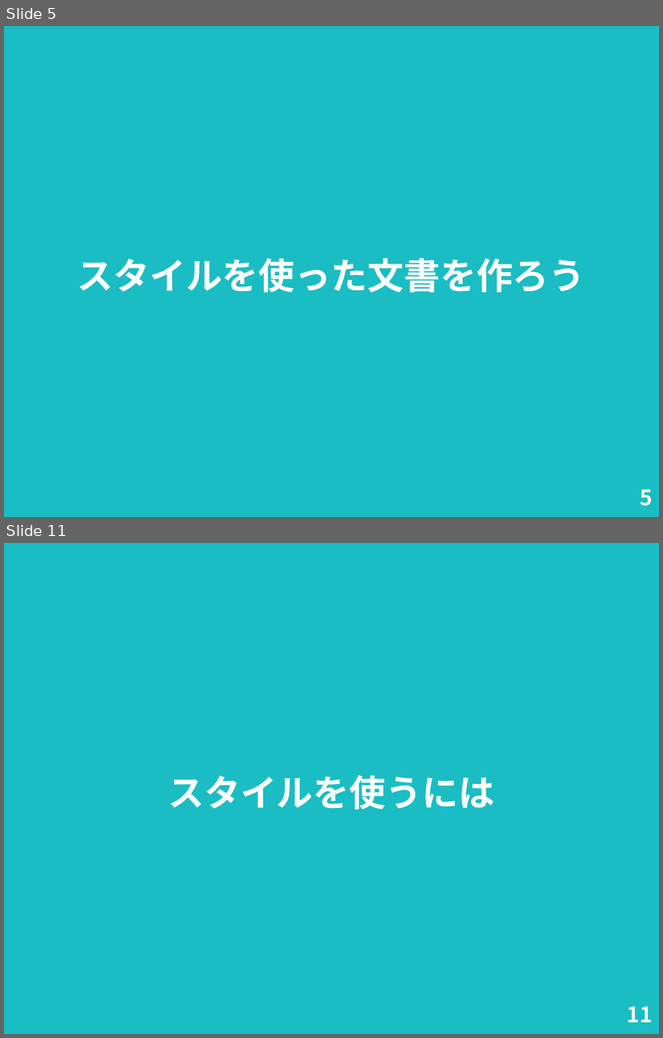
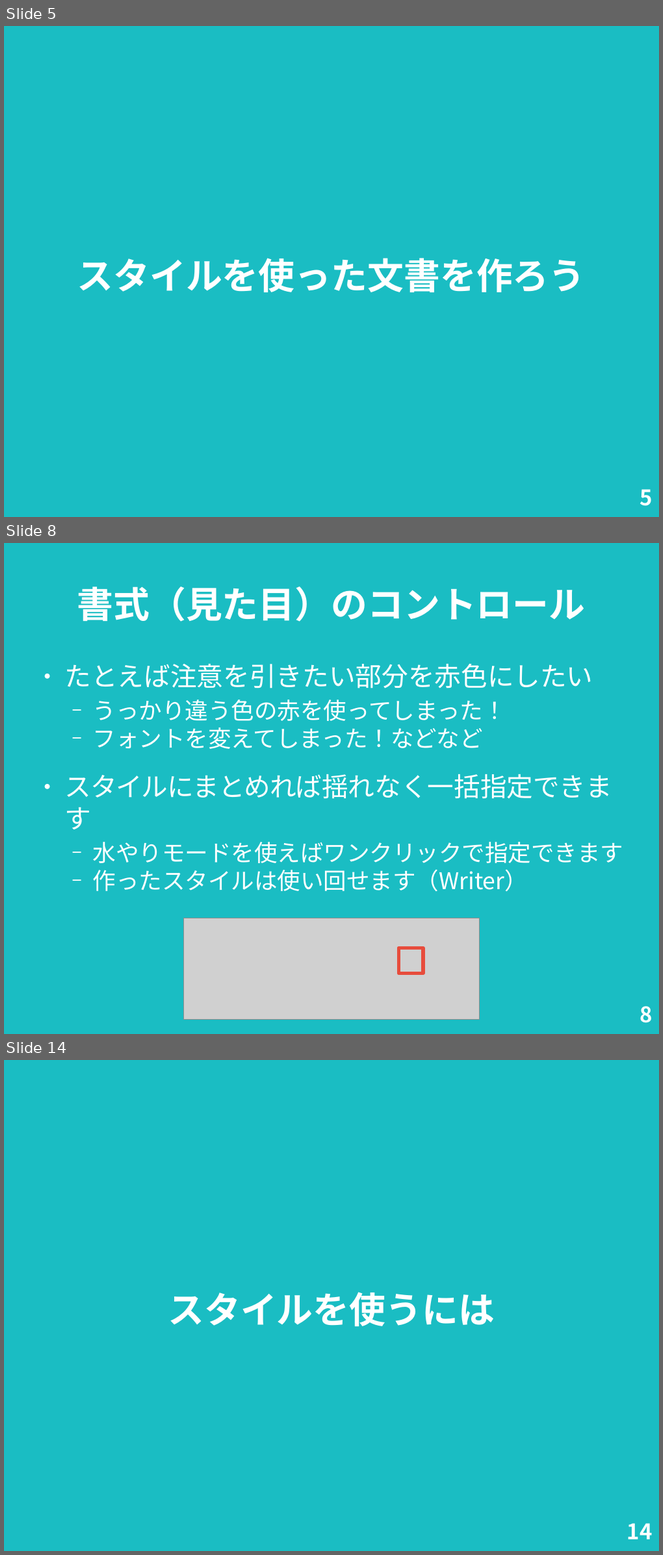
Before and after one commit to nogajun/libreofficekaigi2018-handson, a slide deck: docs/20180512-writer_handson_slide.odp. Shown one above the other, each under a label of ours: slides 5 and 11 before the commit, slides 5, 8 and 14 after it; the slides between them are not shown. The pictures are 663x1038 and 663x1555 pixels, drawn with LibreOffice and Linux fonts; fonts in the diff are those of the drawing; grey boxes stand for pictures. Boxes give left, top, right and bottom in pixels: in the first picture for what was removed or moved away, otherwise in the second. Text is boxed around its words. In the diff, an @@ line names an element or a change of style, - is before the commit and + after.

```diff
--- a/docs/20180512-writer_handson_slide.odp
+++ b/docs/20180512-writer_handson_slide.odp
@@ slide 8 added at bbox=[4, 543, 659, 1034], background #1ABDC3 @@
@@ title added at bbox=[77, 587, 585, 622], 44 pt, text #FFFFFF, bold @@
+書式（見た目）のコントロール
@@ text added at bbox=[65, 664, 624, 892], 28 pt, text #FFFFFF @@
+● たとえば注意を引きたい部分を赤色にしたい
+  − うっかり違う色の赤を使ってしまった！
+  − フォントを変えてしまった！などなど
+● スタイルにまとめれば揺れなく一括指定できます
+  − 水やりモードを使えばワンクリックで指定できます
+  − 作ったスタイルは使い回せます（Writer）
@@ picture added at bbox=[184, 918, 480, 1020] @@
@@ rectangle added at bbox=[399, 949, 423, 974], outline #E74C3C 4.51 pt @@
@@ page number added at bbox=[640, 1006, 652, 1023], 26 pt, text #FFFFFF, bold @@
+8
@@ what was slide 11 is now slide 14 @@
@@ page number at bbox=[627, 1523, 653, 1540]: text changed @@
-11
+14
```
Also in this commit, not shown: 9 slides changed, 3 other slides added, 1 slide removed, 1 other file.
